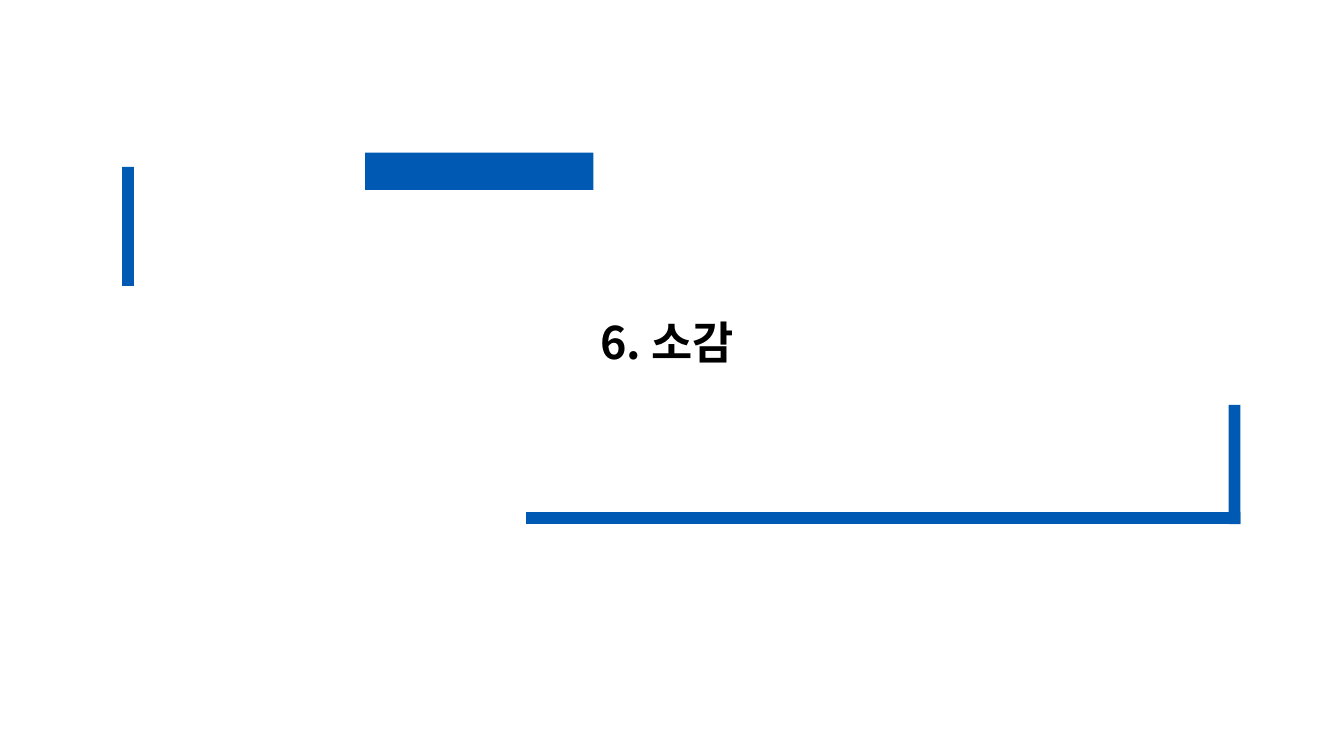
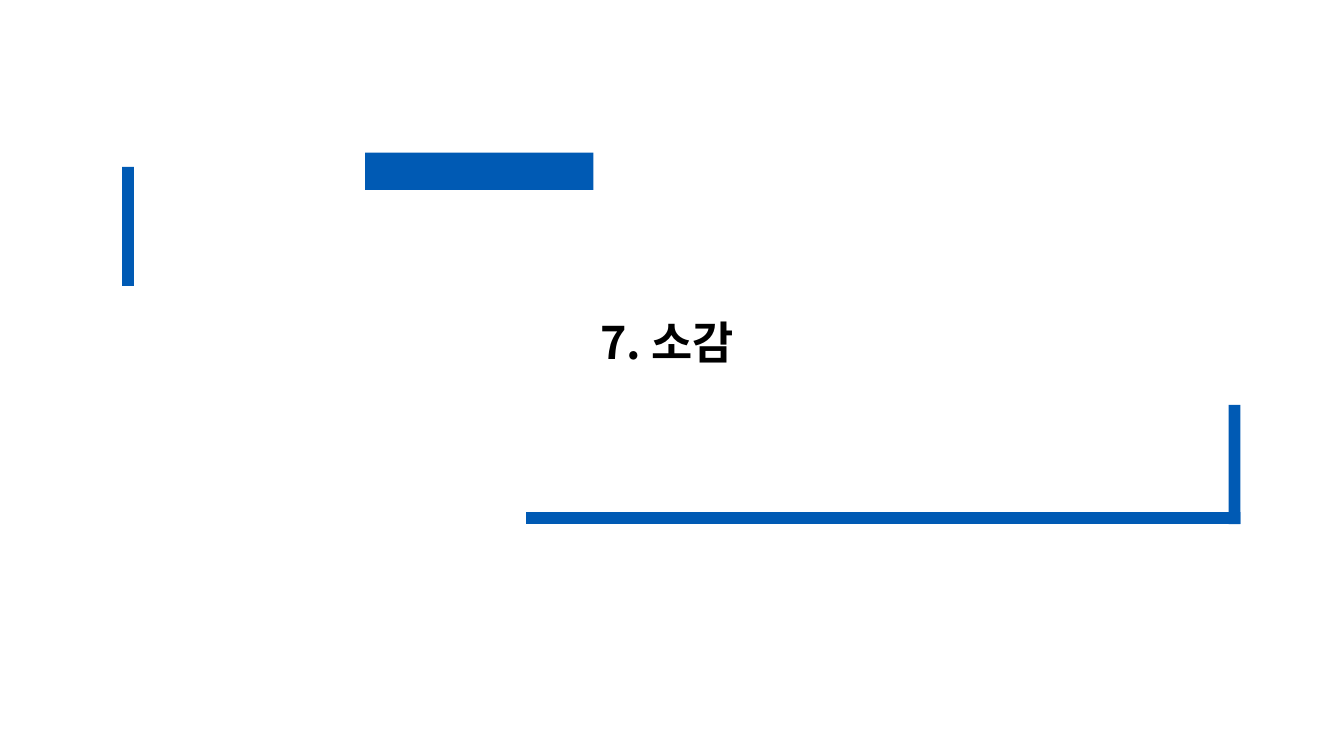
Before and after one commit to sunw-moon-9136/ssd-accept-all, a slide deck: slide 31 of presentation/25_CRA_5차_JAVA_A조.pptx (slide 30 before the commit). Drawn at 1344x756 pixels with LibreOffice and Linux fonts; fonts in the diff are those of the drawing. Boxes give left, top, right and bottom in pixels: in the first picture for what was removed or moved away, otherwise in the second. Text is boxed around its words. In the diff, an @@ line names an element or a change of style, - is before the commit and + after.

```diff
--- a/presentation/25_CRA_5차_JAVA_A조.pptx
+++ b/presentation/25_CRA_5차_JAVA_A조.pptx
@@ text at (x1=600, y1=321, x2=733, y2=363): text changed @@
-6. 소감
+7. 소감
```
Also in this commit, not shown: 6 other slides changed, 1 slide added.
